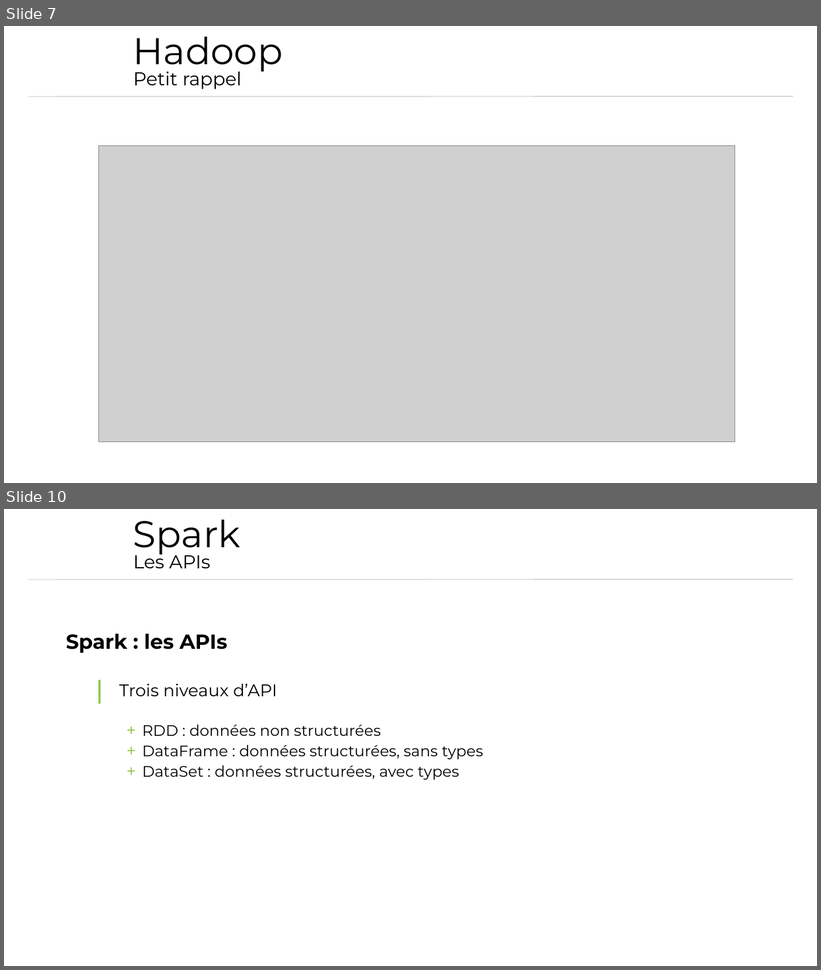
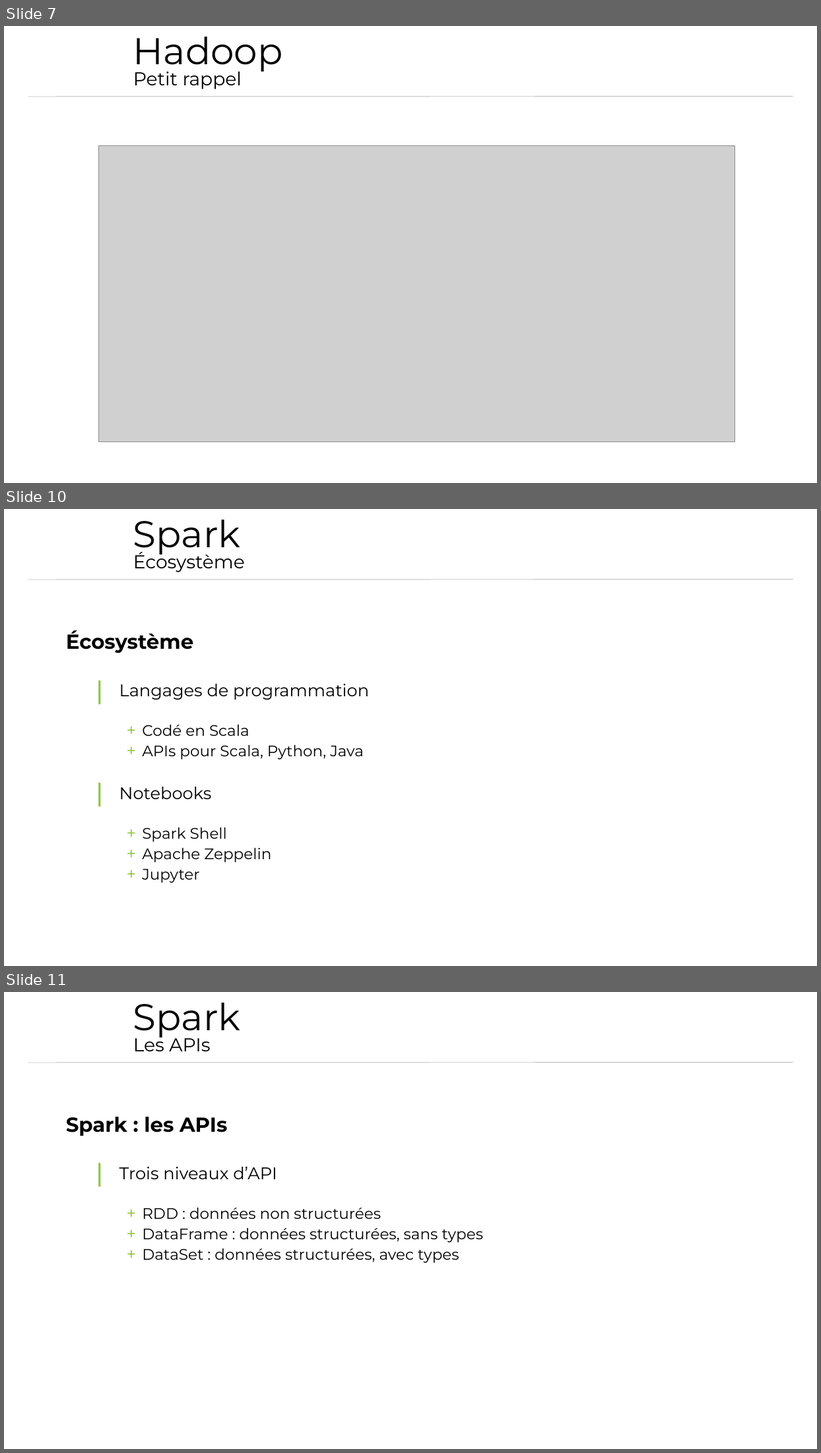
Before and after one commit to AmaelLaurier/HDInsightSpark, a slide deck: Présentation.pptx. Shown one above the other, each under a label of ours: slides 7 and 10 before the commit, slides 7, 10 and 11 after it; the slides between them are not shown. The pictures are 821x970 and 821x1453 pixels, drawn with LibreOffice and Linux fonts; fonts in the diff are those of the drawing; grey boxes stand for pictures; background and template pictures are left out. Boxes give left, top, right and bottom in pixels: in the first picture for what was removed or moved away, otherwise in the second. Text is boxed around its words. In the diff, an @@ line names an element or a change of style, - is before the commit and + after.

```diff
--- a/Présentation.pptx
+++ b/Présentation.pptx
@@ slide 10 added at [4, 509, 817, 966], background #FFFFFF; not listed: 1 template element that a slide beside it also shows @@
@@ title added at [133, 520, 240, 557], 44 pt, text #000000 @@
+Spark
@@ text added at [133, 550, 245, 572], 22 pt, text #000000 @@
+Écosystème
@@ text added at [66, 630, 369, 883], 18 pt, text #000000 @@
+Écosystème
+  | Langages de programmation
+    + Codé en Scala
+    + APIs pour Scala, Python, Java
+  | Notebooks
+    + Spark Shell
+    + Apache Zeppelin
+    + Jupyter
@@ what was slide 10 is now slide 11 @@
```
Also in this commit, not shown: 6 slides changed, 1 other slide added.
